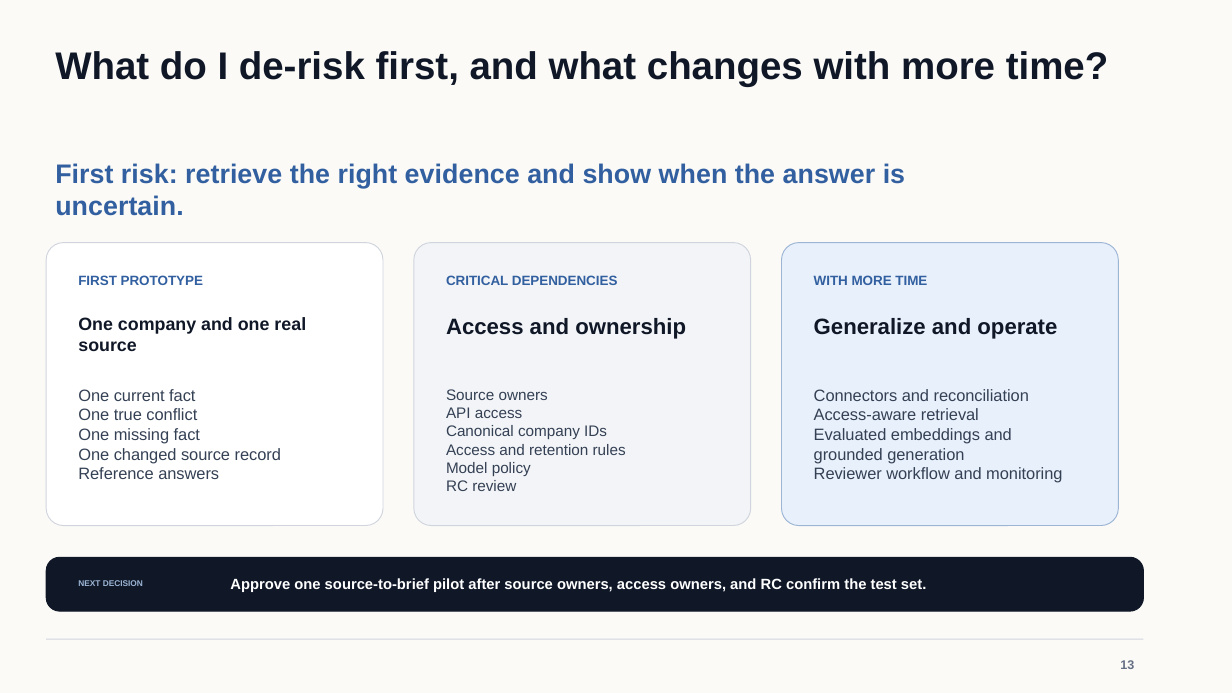
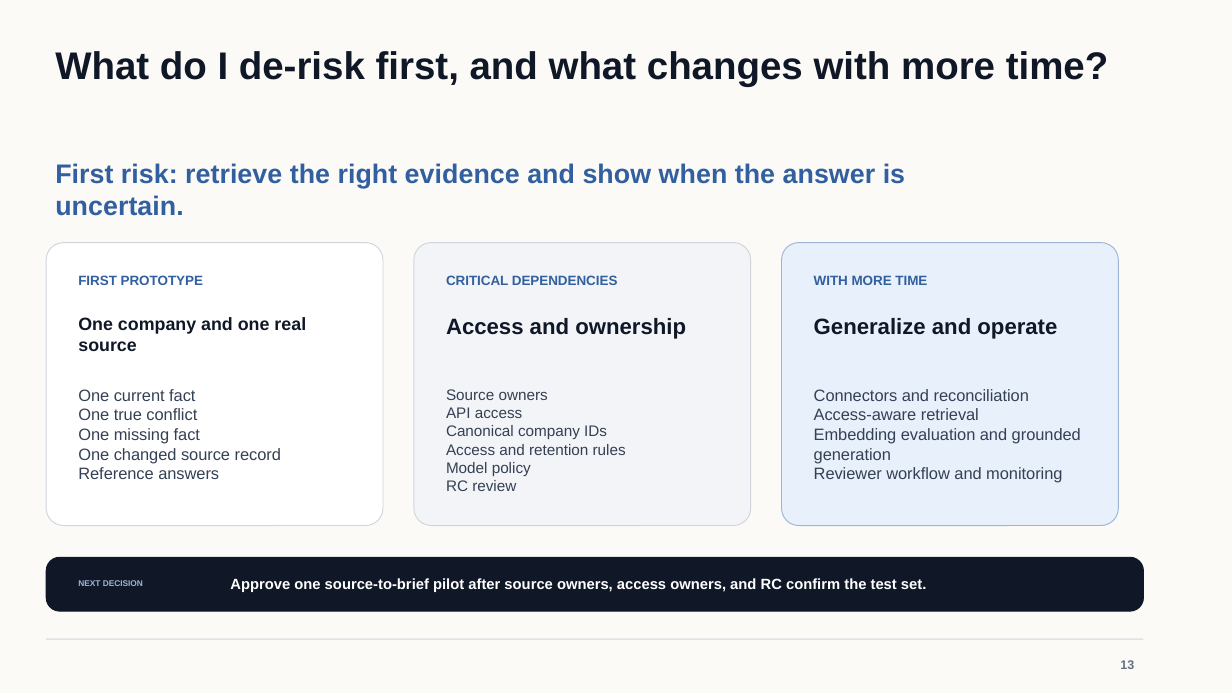
Before and after one commit to osuthorpe/LENS-POC, a slide deck: slide 13 of docs/AVIC-Portfolio-Intelligence-Brief.pptx. Drawn at 1232x693 pixels with LibreOffice and Linux fonts; fonts in the diff are those of the drawing. Boxes give left, top, right and bottom in pixels: in the first picture for what was removed or moved away, otherwise in the second. Text is boxed around its words. In the diff, an @@ line names an element or a change of style, - is before the commit and + after.

Commit message:
Use OpenAI embeddings for retrieval

```diff
--- a/docs/AVIC-Portfolio-Intelligence-Brief.pptx
+++ b/docs/AVIC-Portfolio-Intelligence-Brief.pptx
@@ text at [814, 428, 1081, 463]: text changed @@
-Evaluated embeddings and grounded generation
+Embedding evaluation and grounded generation
```
Also in this commit, not shown: 7 other slides changed, 16 other files.
